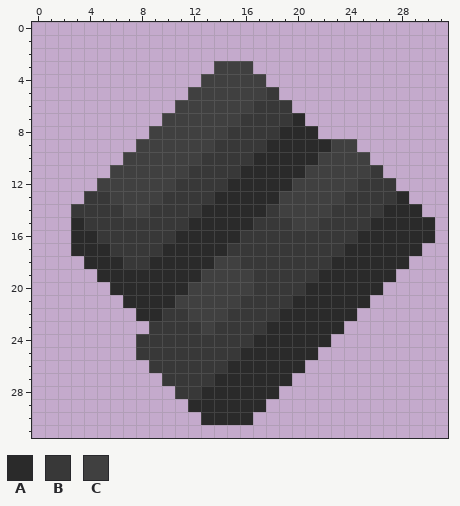
One commit to this pixel-art sprite: sprites/items/anthracite.png. This is how it looked before the edit.
The file is 32x32 pixels.
Palette (. is transparent): A #2a2a2a  B #383838  C #404040
Pixels before, first column x 3:
 3 ...........CCC..............
 4 ..........CCCCC.............
 5 .........CCCCCCB............
 6 ........CCCCCCBBB...........
 7 .......CCCCCCBBBBA..........
 8 ......CCCCCCBBBBAAA.........
 9 .....CCCCCCBBBBAAAAACC......
10 ....CCCCCCBBBBAAAAACCCC.....
11 ...CCCCCCBBBBAAAAACCCCCB....
12 ..CCCCCCBBBBAAAAACCCCCBBB...
13 .BBCCCCBBBBAAAAACCCCCBBBBA..
14 BBBBCCBBBBAAAAABCCCCBBBBAAA.
15 ABBBBBBBBAAAAABBBCCBBBBAAAAA
16 AABBBBBBAAAAABBBBBBBBBAAAAAA
17 AAABBBBAAAAABBBBBBBBBAAAAAA.
18 .AAABBAAAAACCBBBBBBBAAAAAA..
19 ..AAAAAAAACCCCBBBBBAAAAAA...
20 ...AAAAAACCCCCBBBBAAAAAA....
21 ....AAAACCCCCBBBBAAAAAA.....
22 .....AABBCCCBBBBAAAAAA......
23 ......BBBBCBBBBAAAAAA.......
24 .....BBBBBBBBBAAAAAA........
25 .....BBBBBBBBAAAAAA.........
26 ......BBBBBBAAAAAA..........
27 .......BBBBAAAAAA...........
28 ........BBAAAAAA............
29 .........AAAAAA.............
30 ..........AAAA..............
After the commit:
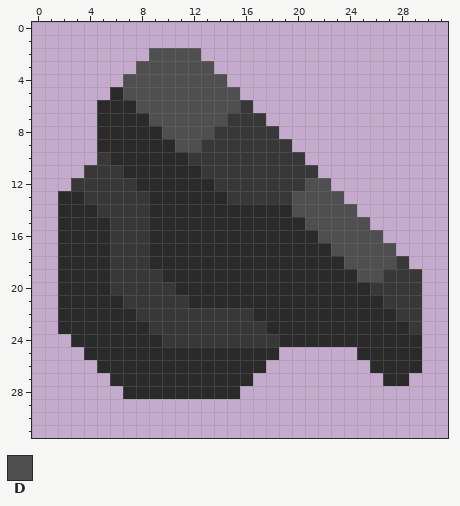
Colours new in this view: D #4f4f4f
The edit:
Changed rows in their new state; - is an unchanged pixel.
first column x 2:
 2 -------DDDD------------------
 3 ------DDDDDD...--------------
 4 -----DDDDDDDD...-------------
 5 ----ADDDDDDDDD...------------
 6 ---AAADDDDDDDDB...-----------
 7 ---AAAADDDDDDB--...----------
 8 ---AAAAADDDDB----...---------
 9 ---AAAAAADDB----BB.....------
10 ---BAAAAAAB----BBBB.....-----
11 --BBBAAAAAA---BBBBBB.....----
12 -BBBBBAAAAAA-BBBBBBDD.....---
13 AA--BBBAAAAA-BBBBBDDDD.....--
14 AAA--BBAAAA-----AADDDDD.....-
15 A-AA---AAA-----AAAADDDDD.....
16 A--A---AA-----AAAAAADDDDD....
17 A------A-----AAAAAAAADDDDD..-
18 AA--B-------AAAAAAAAA-DDDDB--
19 AAA-BBBB---AAAAAAAAA---DDBBB-
20 AAAABBBBB-AAAAAAAAA-----BBBB-
21 AAAAABBBBBAAAAAAAA------ABBB-
22 AAAAAABB--BBB--AA------AAABB-
23 AAAAAAA----B----------AAAAAB-
24 -AAAAAAA-------BB----AAAAAAA-
25 --AAAAAAAAAAAA---...---AAAAA-
26 ---AAAAAAAAAA---...-----AAAA-
27 ----AAAAAAAA---...-------AA--
28 -----AAAAAA---...------------
29 ----------......-------------
30 -----------....--------------
